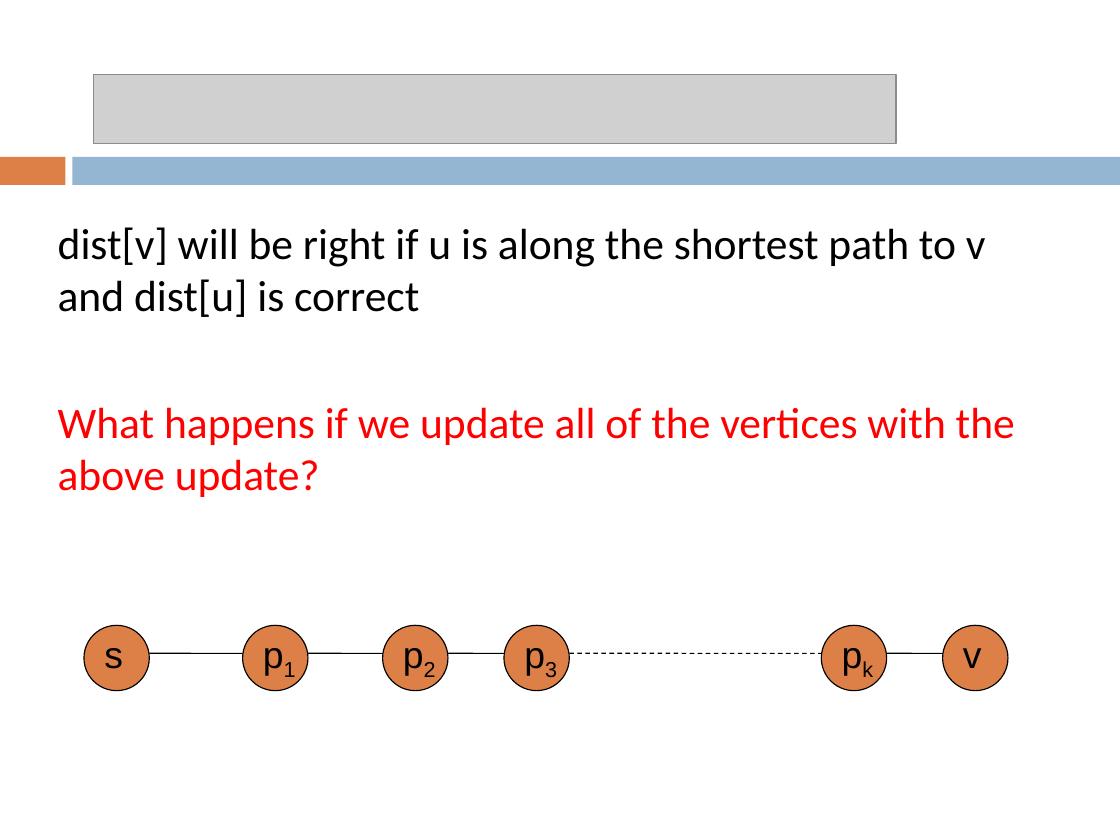
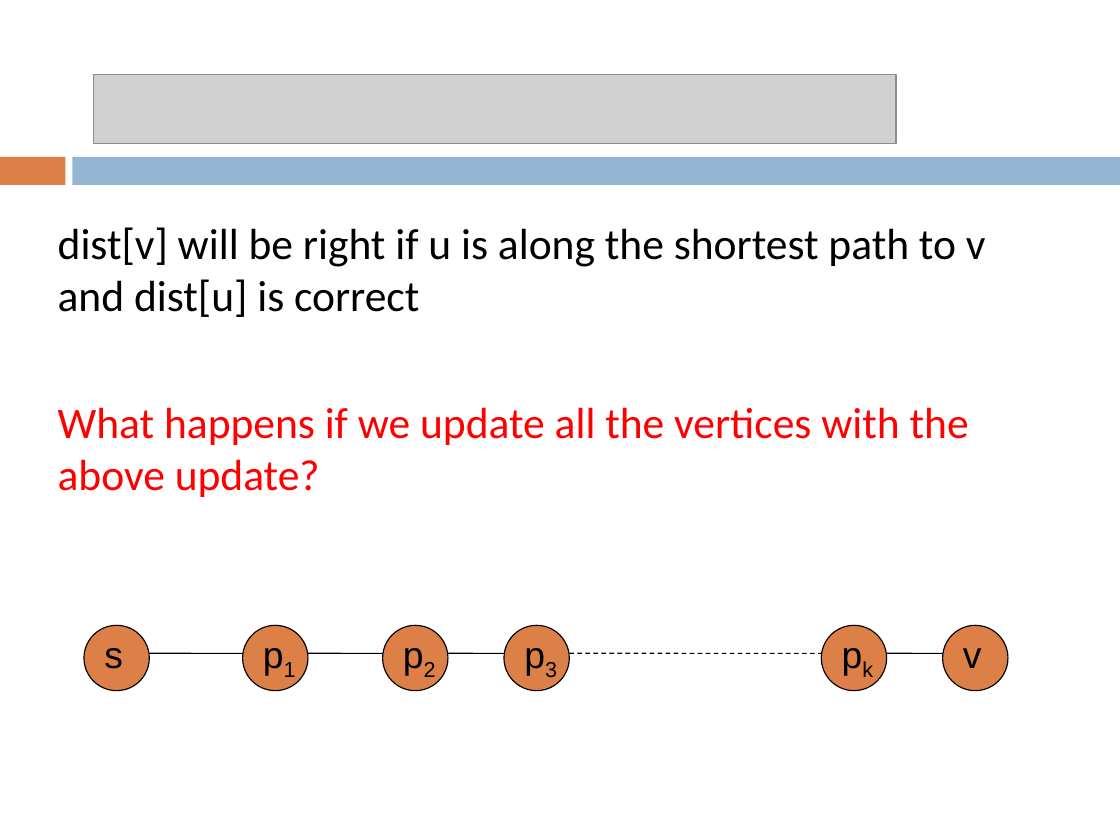
Before and after one commit to Collins-kariuk/Algorithms, a slide deck: slide 61 of Lectures/Lecture 19_Shortest Paths.pptx. Drawn at 1120x840 pixels with LibreOffice and Linux fonts; fonts in the diff are those of the drawing; grey boxes stand for pictures. Boxes give left, top, right and bottom in pixels: in the first picture for what was removed or moved away, otherwise in the second. Text is boxed around its words. In the diff, an @@ line names an element or a change of style, - is before the commit and + after.

```diff
--- a/Lectures/Lecture 19_Shortest Paths.pptx
+++ b/Lectures/Lecture 19_Shortest Paths.pptx
@@ text at (x1=58, y1=407, x2=969, y2=497): text changed @@
-What happens if we update all of the vertices with the above update?
+What happens if we update all the vertices with the above update?
```
Also in this commit, not shown: 8 other slides changed.
